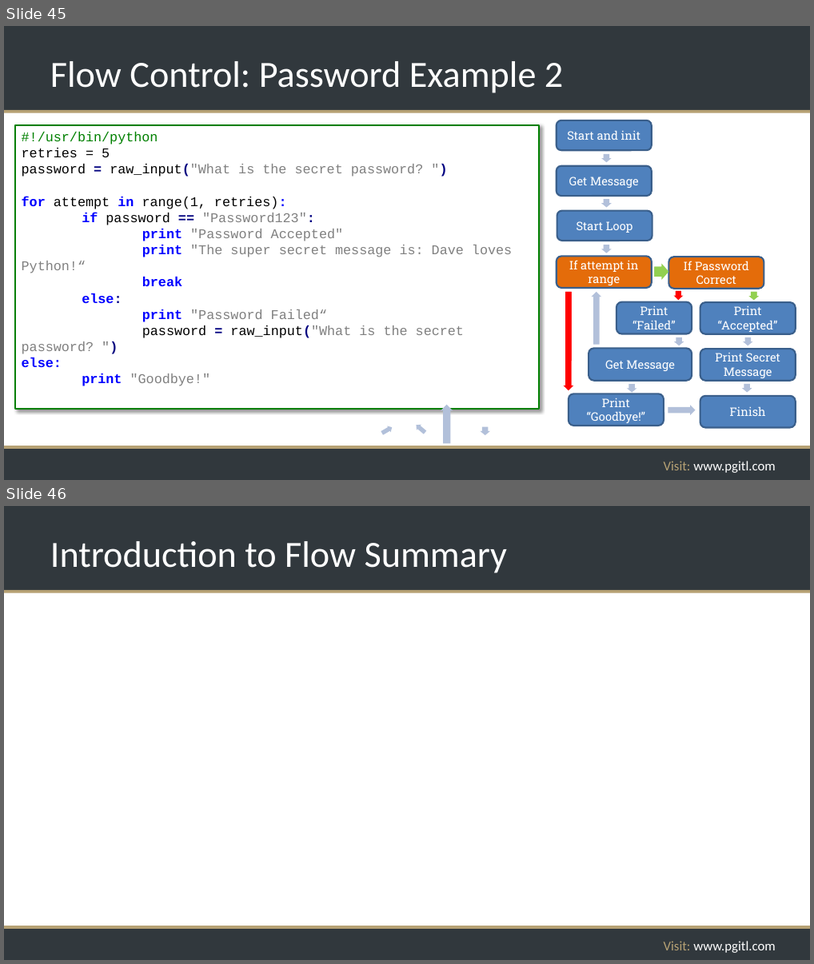
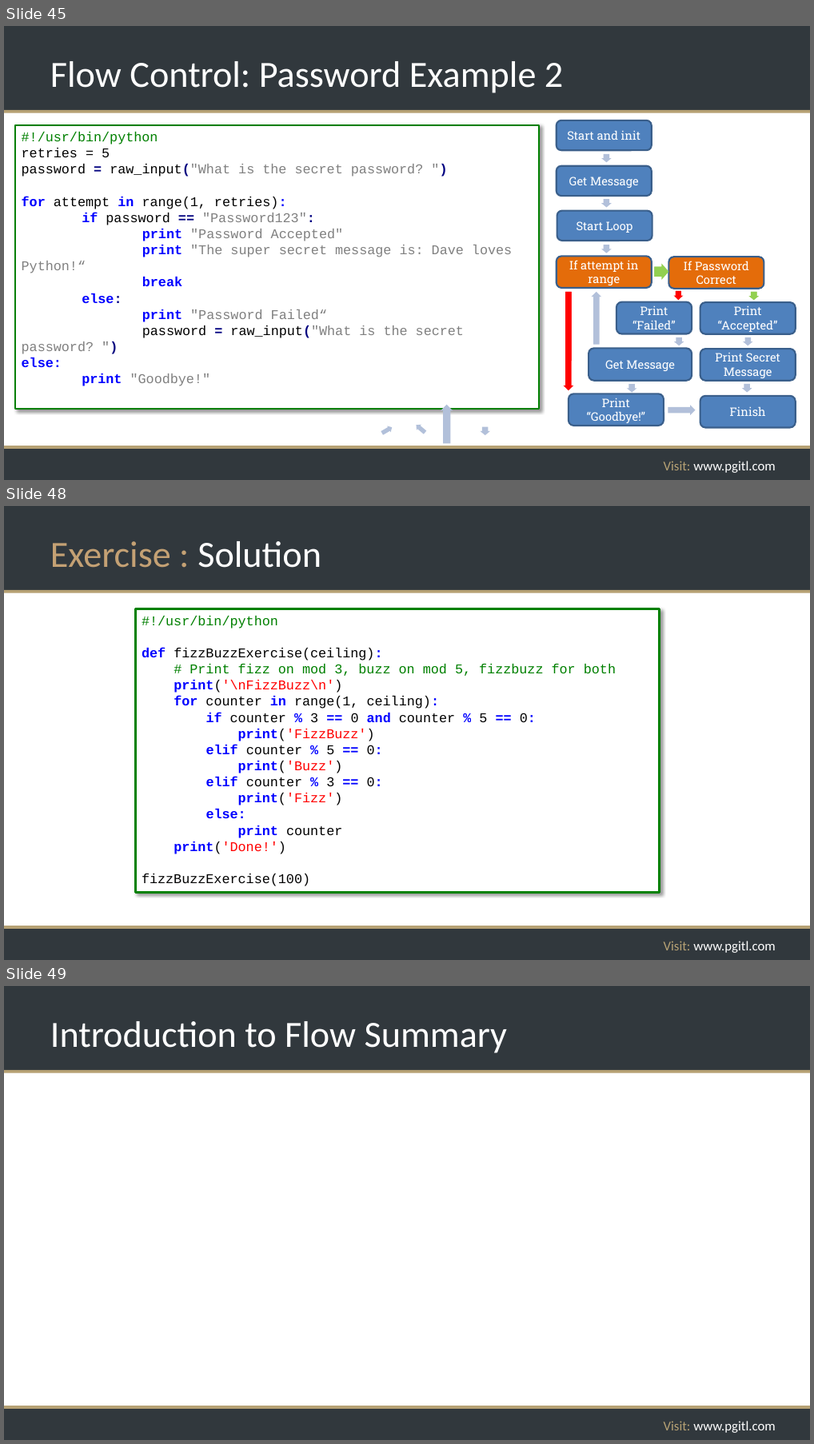
Before and after one commit to rikkouri/project-a, a slide deck: Programming Foundations.pptx. Shown one above the other, each under a label of ours: slides 45 and 46 before the commit, slides 45, 48 and 49 after it; the slides between them are not shown. The pictures are 814x964 and 814x1444 pixels, drawn with LibreOffice and Linux fonts; fonts in the diff are those of the drawing; background and template pictures are left out. Boxes give left, top, right and bottom in pixels: in the first picture for what was removed or moved away, otherwise in the second. Text is boxed around its words. In the diff, an @@ line names an element or a change of style, - is before the commit and + after.

Commit message:
Added FizzBuzz exercise to for loops

```diff
--- a/Programming Foundations.pptx
+++ b/Programming Foundations.pptx
@@ slide 48 added at (4,506,810,960), background #FFFFFF; not listed: 5 template elements that a slide beside it also shows @@
@@ title added at (50,541,322,568), 44 pt, text #C4A174 @@
+Exercise : Solution
@@ rectangle added at (136,609,660,892), fill #FFFFFF, outline #008000 2.25 pt, 16 pt, text #000000 @@
+#!/usr/bin/python
+def fizzBuzzExercise(ceiling):
+# Print fizz on mod 3, buzz on mod 5, fizzbuzz for both
+print('\nFizzBuzz\n')
+for counter in range(1, ceiling):
+if counter % 3 == 0 and counter % 5 == 0:
+print('FizzBuzz')
+elif counter % 5 == 0:
+print('Buzz')
+elif counter % 3 == 0:
+print('Fizz')
+else:
+print counter
+print('Done!')
+fizzBuzzExercise(100)
@@ what was slide 46 is now slide 49 @@
```
Also in this commit, not shown: 2 other slides added, 1 other file.
